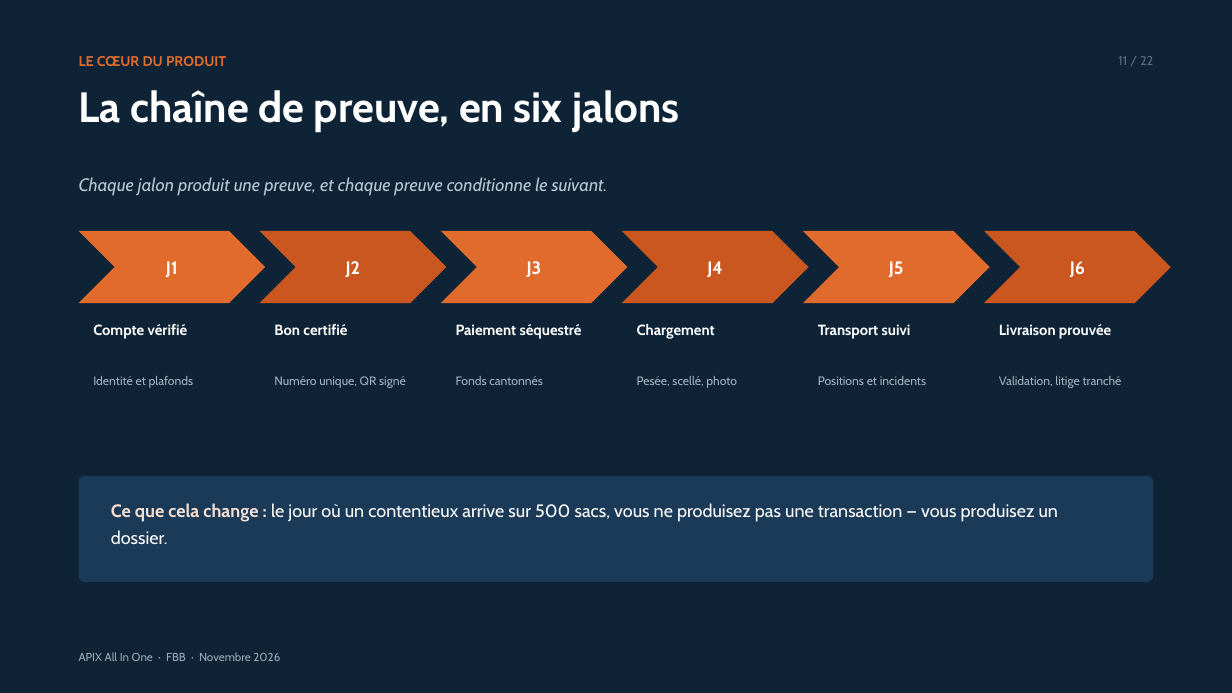
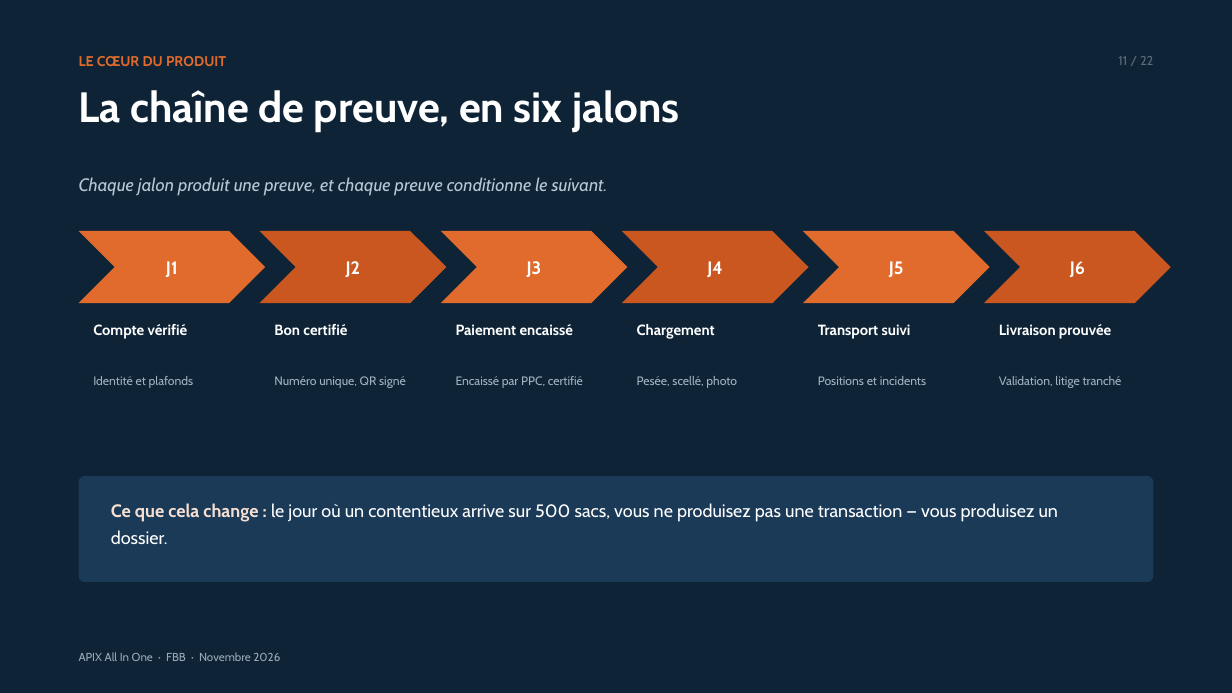
Before and after one commit to dilevembamu12/fbb-ppc-apix, a slide deck: slide 11 of dist/pptx/APIX-All-In-One-Presentation-PPC.pptx. Drawn at 1232x693 pixels with LibreOffice and Linux fonts; fonts in the diff are those of the drawing. Boxes give left, top, right and bottom in pixels: in the first picture for what was removed or moved away, otherwise in the second. Text is boxed around its words. In the diff, an @@ line names an element or a change of style, - is before the commit and + after.

```diff
--- a/dist/pptx/APIX-All-In-One-Presentation-PPC.pptx
+++ b/dist/pptx/APIX-All-In-One-Presentation-PPC.pptx
@@ text at [456, 324, 573, 335]: text changed @@
-Paiement séquestré
+Paiement encaissé
@@ text at [456, 376, 583, 388]: text changed @@
-Fonds cantonnés
+Encaissé par PPC, certifié
```
Also in this commit, not shown: 3 other slides changed, 23 other files.
